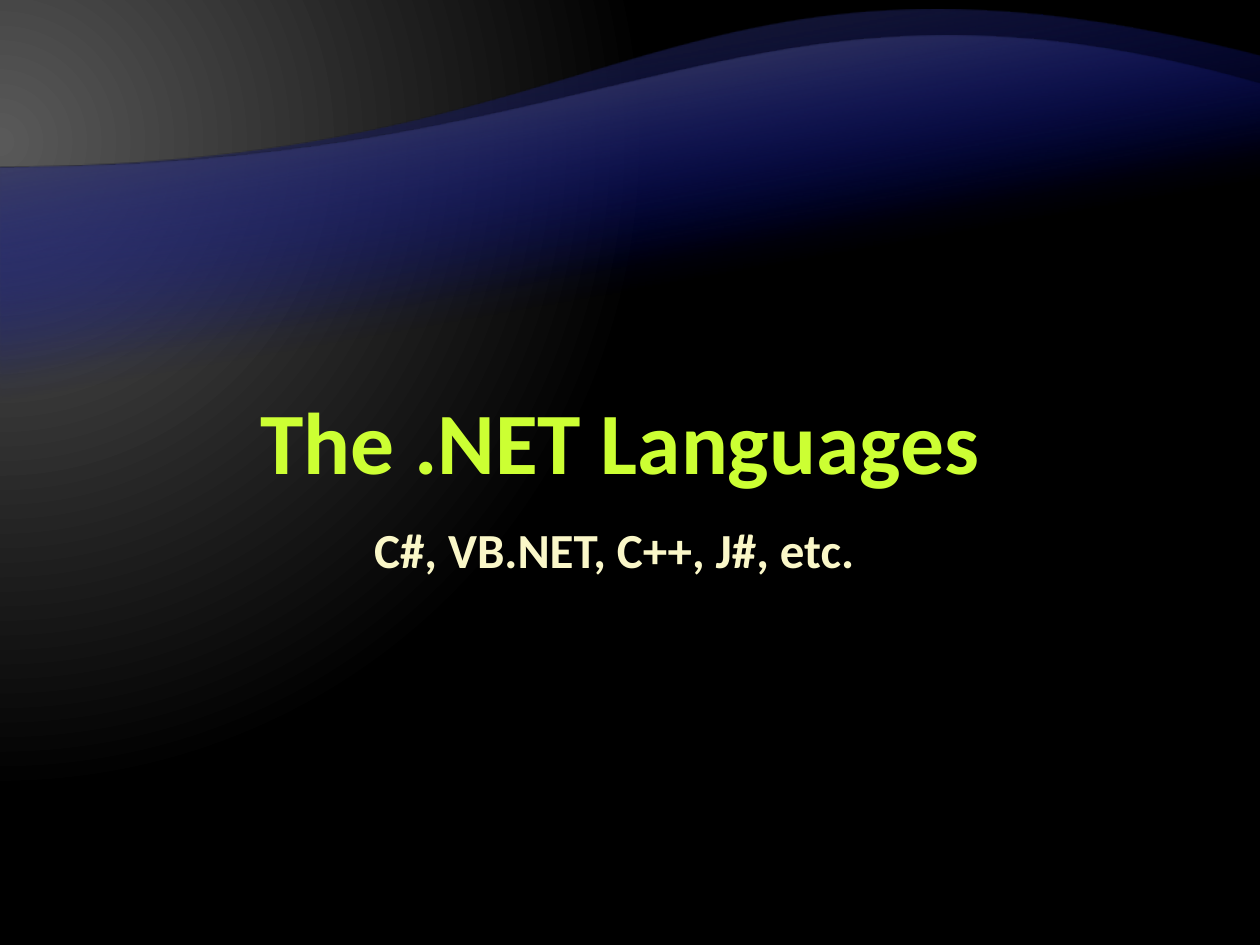
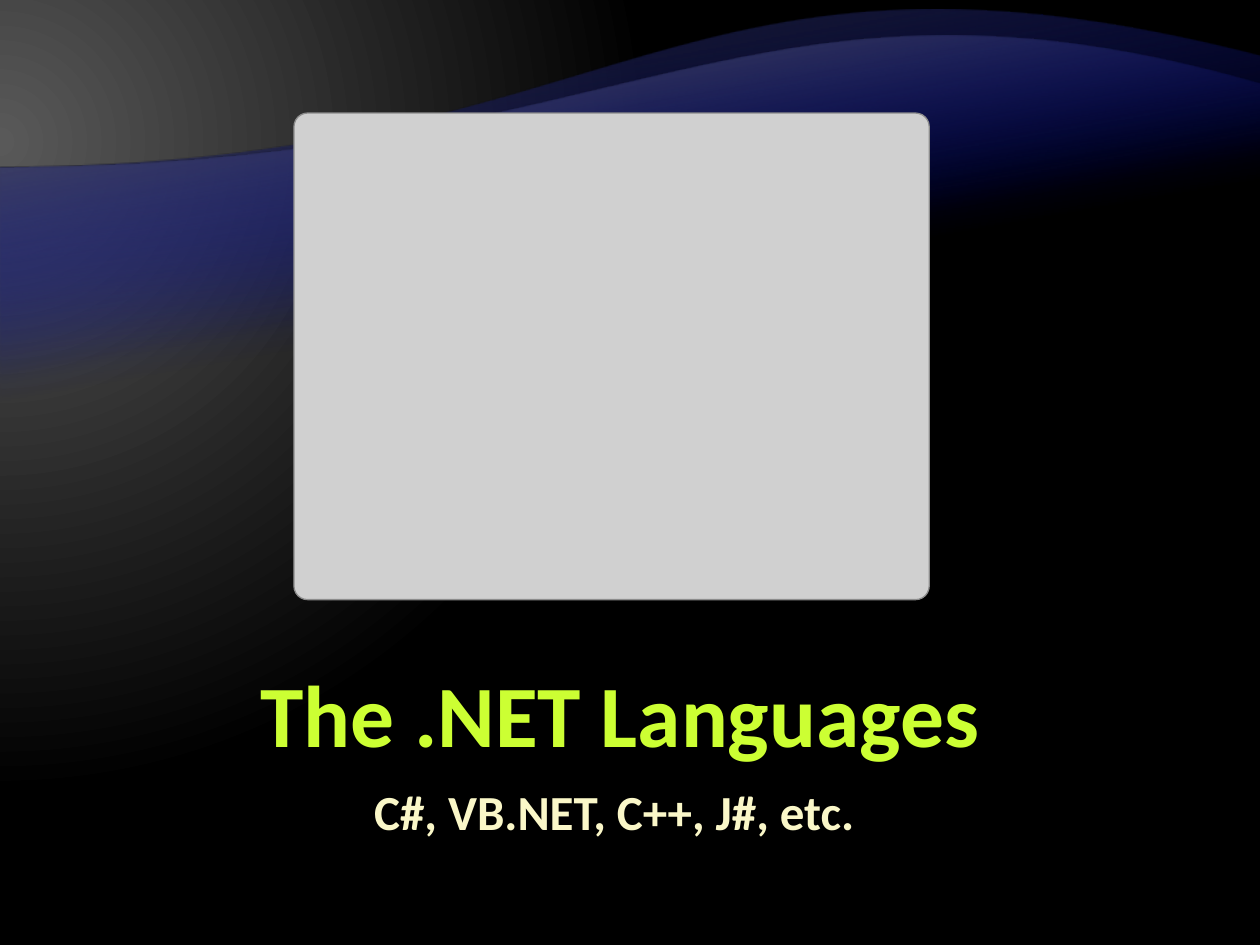
Before and after one commit to Graveheart/aspnetcourse, a slide deck: slide 42 of lectures/1. .NET Framework Overview.pptx. Drawn at 1260x945 pixels with LibreOffice and Linux fonts; fonts in the diff are those of the drawing; grey boxes stand for pictures; background and template pictures are left out. Boxes give left, top, right and bottom in pixels: in the first picture for what was removed or moved away, otherwise in the second. Text is boxed around its words. In the diff, an @@ line names an element or a change of style, - is before the commit and + after.

```diff
--- a/lectures/1. .NET Framework Overview.pptx
+++ b/lectures/1. .NET Framework Overview.pptx
@@ picture added at (294,113,929,600) @@
@@ title "The .NET Languages": place and size @@
-title "The .NET Languages" at (260,412,979,489)
+title "The .NET Languages" at (260,685,979,762)
@@ subtitle "C#, VB.NET, C++, J#, etc.": place and size @@
-subtitle "C#, VB.NET, C++, J#, etc." at (374,534,854,575)
+subtitle "C#, VB.NET, C++, J#, etc." at (374,796,854,837)
```
Also in this commit, not shown: 20 other slides changed.
